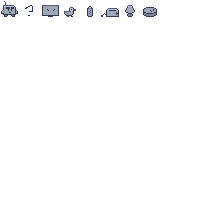
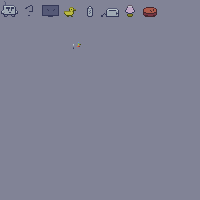
Layered file, before and after one edit (200x200). Changes by layer:
painted on "Background" over [42, 5, 157, 49]
showed "Layer" over [0, 0, 200, 200]
